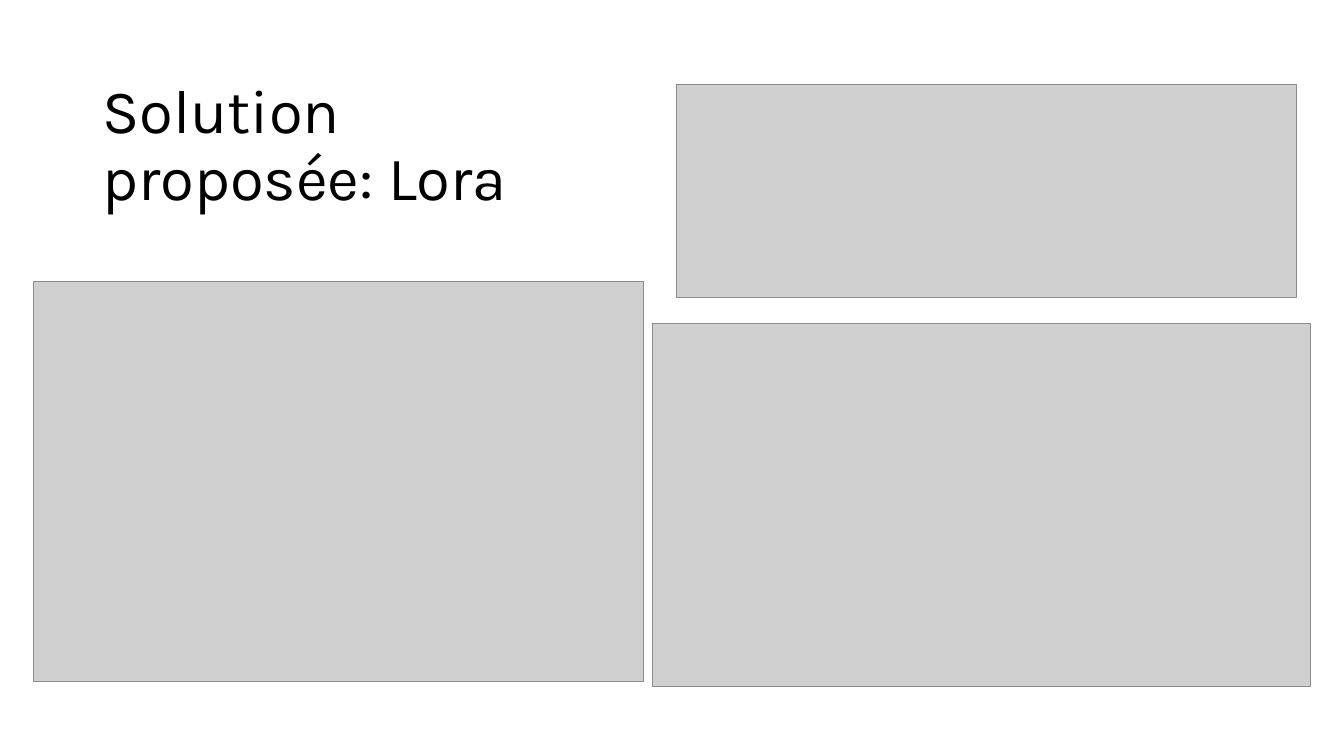
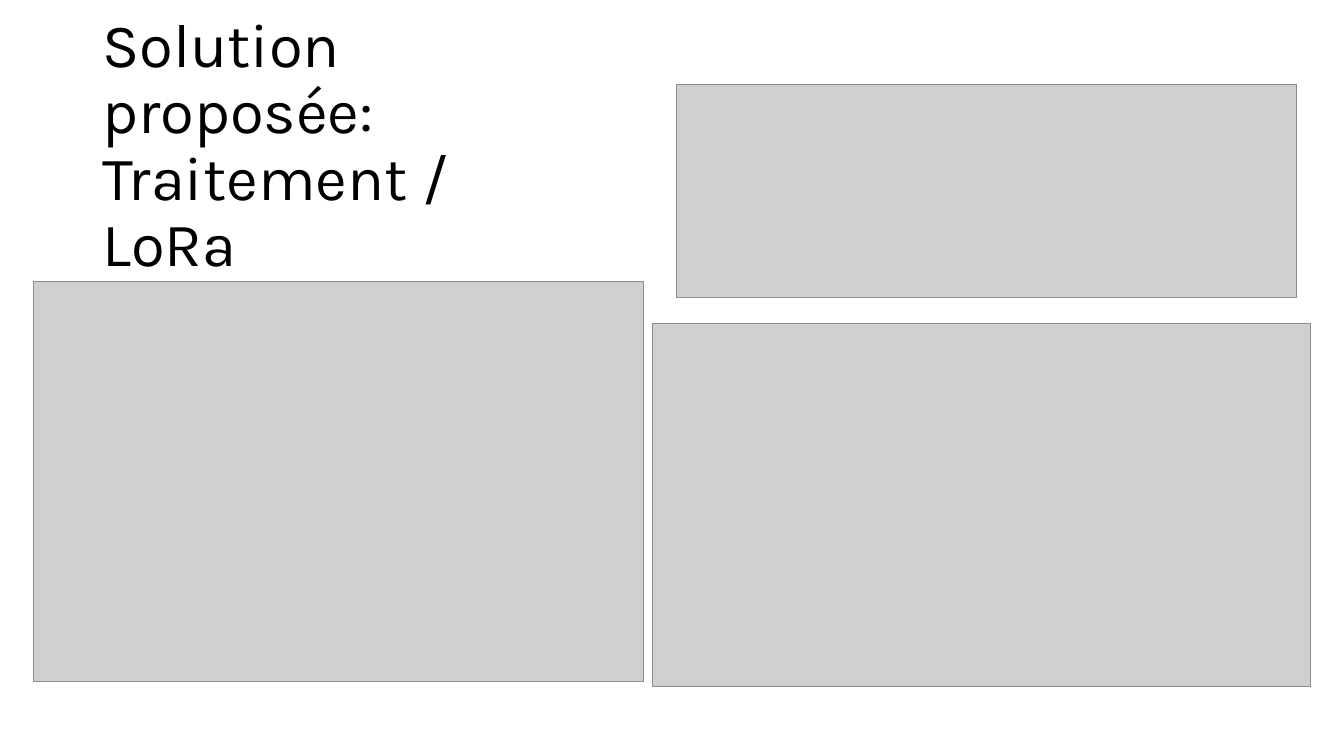
Before and after one commit to pimentpoulet/PFE, a slide deck: slide 4 of Ruche connectée.pptx. Drawn at 1344x756 pixels with LibreOffice and Linux fonts; fonts in the diff are those of the drawing; grey boxes stand for pictures. Boxes give left, top, right and bottom in pixels: in the first picture for what was removed or moved away, otherwise in the second. Text is boxed around its words. In the diff, an @@ line names an element or a change of style, - is before the commit and + after.

```diff
--- a/Ruche connectée.pptx
+++ b/Ruche connectée.pptx
@@ title at (102,24,407,267): text changed @@
-Solution proposée: Lora
+Solution proposée: Traitement / LoRa
```
Also in this commit, not shown: 6 other slides changed, 6 slides added, 5 slides removed, 4 other files.
